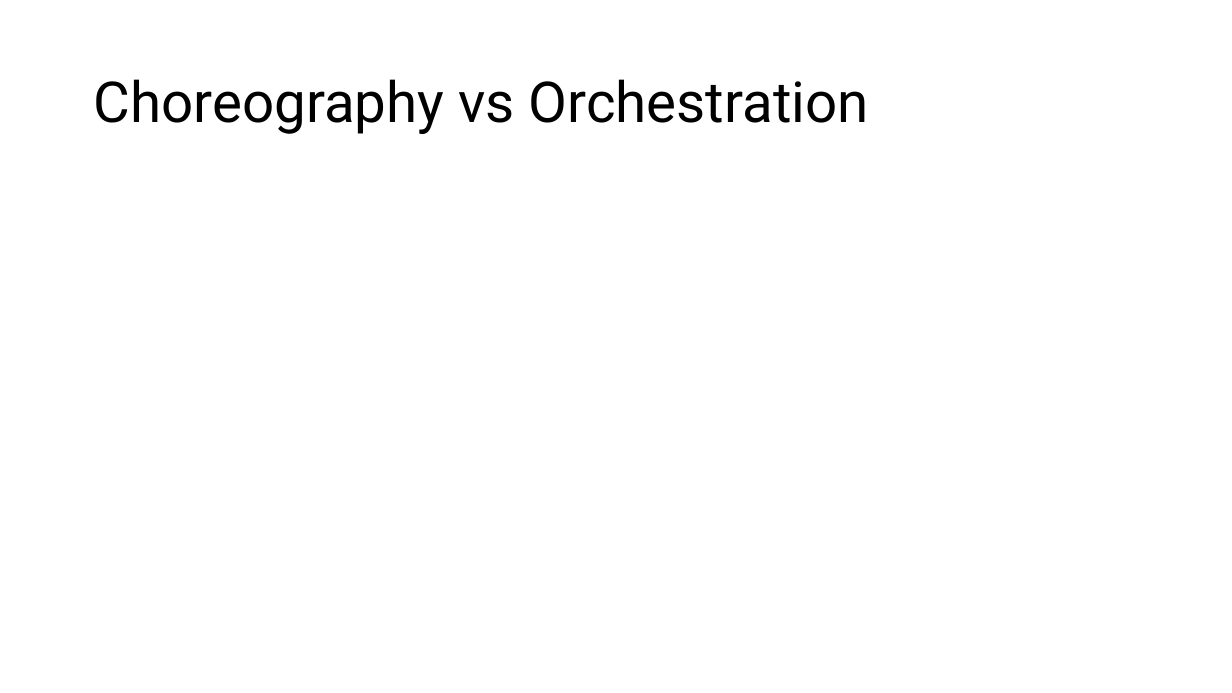
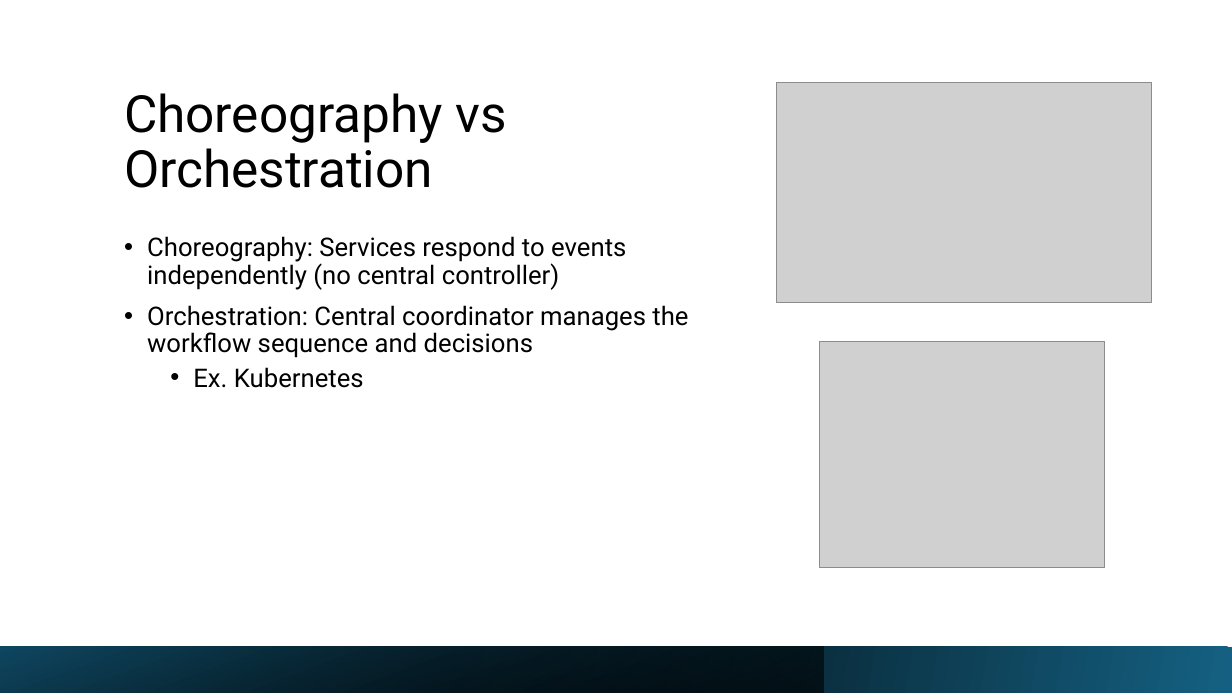
Before and after one commit to bwharris1125/CS7319_Homework3, a slide deck: slide 9 of presentations/Chapter_18-Microservices_Arch.pptx. Drawn at 1232x693 pixels with LibreOffice and Linux fonts; fonts in the diff are those of the drawing; grey boxes stand for pictures. Boxes give left, top, right and bottom in pixels: in the first picture for what was removed or moved away, otherwise in the second. Text is boxed around its words. In the diff, an @@ line names an element or a change of style, - is before the commit and + after.

```diff
--- a/presentations/Chapter_18-Microservices_Arch.pptx
+++ b/presentations/Chapter_18-Microservices_Arch.pptx
@@ title "Choreography vs Orchestration": place and size @@
-title "Choreography vs Orchestration" at [94, 79, 869, 134]
+title "Choreography vs Orchestration" at [124, 93, 506, 188]
@@ title "Choreography vs Orchestration" at [124, 93, 506, 188]: size 44 to 40 pt; vertical alignment middle to bottom @@
@@ picture added at [776, 82, 1152, 303] @@
@@ text added at [147, 236, 688, 388], 20 pt, text #000000 @@
+• Choreography: Services respond to events independently (no central controller)
+• Orchestration: Central coordinator manages the workflow sequence and decisions
+  • Ex. Kubernetes
@@ picture added at [820, 341, 1105, 567] @@
@@ rectangle added at [0, 647, 1232, 693], fill gradient #156082 to #000000 @@
@@ rectangle added at [0, 647, 824, 693], fill gradient #000000 to #104862 @@
```
Also in this commit, not shown: 3 other slides changed, 9 slides added, 10 slides removed, 1 other file.
